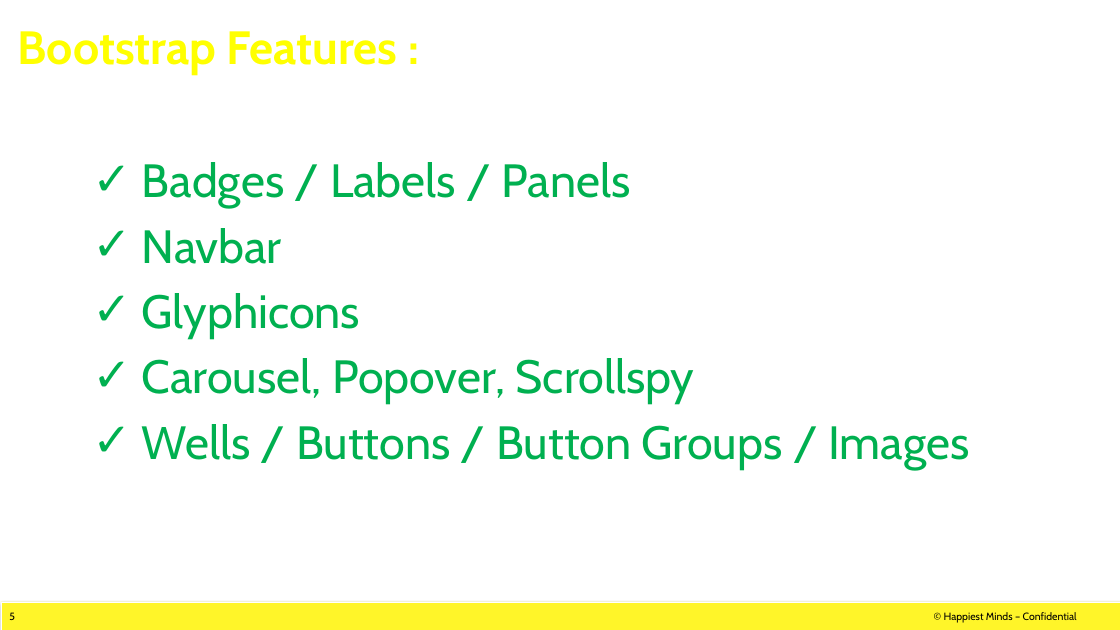
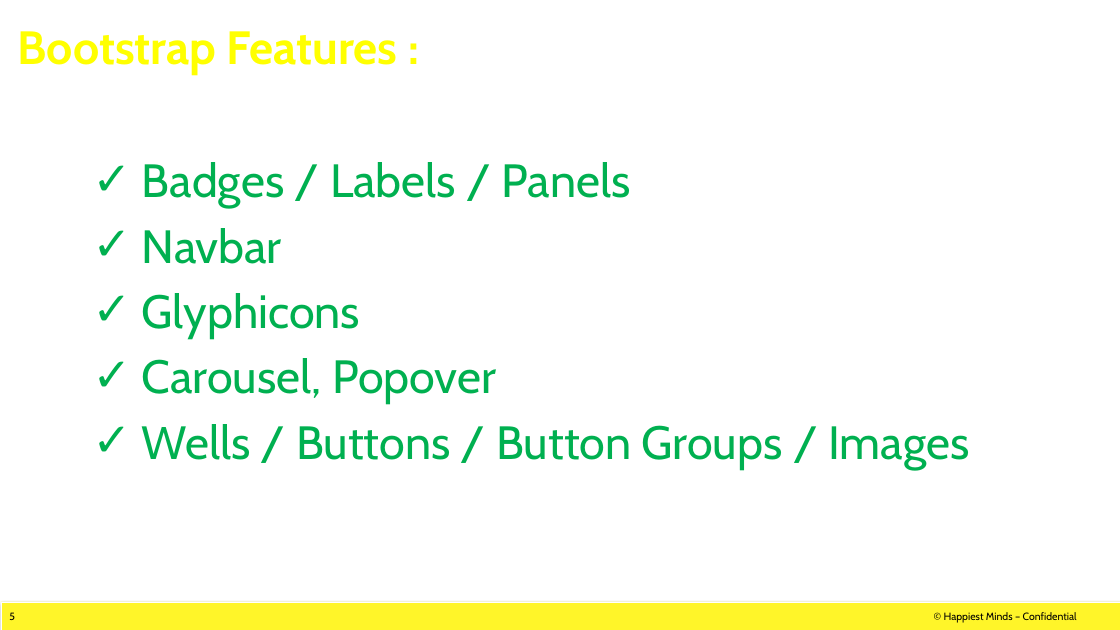
Before and after one commit to ImSraone/Bootstrap, a slide deck: slide 5 of PPT/D3JS HM Session.pptx. Drawn at 1120x630 pixels with LibreOffice and Linux fonts; fonts in the diff are those of the drawing; background and template pictures are left out. Boxes give left, top, right and bottom in pixels: in the first picture for what was removed or moved away, otherwise in the second. Text is boxed around its words. In the diff, an @@ line names an element or a change of style, - is before the commit and + after.

```diff
--- a/PPT/D3JS HM Session.pptx
+++ b/PPT/D3JS HM Session.pptx
@@ text at bbox=[142, 358, 496, 405]: text changed @@
-✓ Carousel, Popover, Scrollspy
+✓ Carousel, Popover
```
Also in this commit, not shown: 11 other files.
